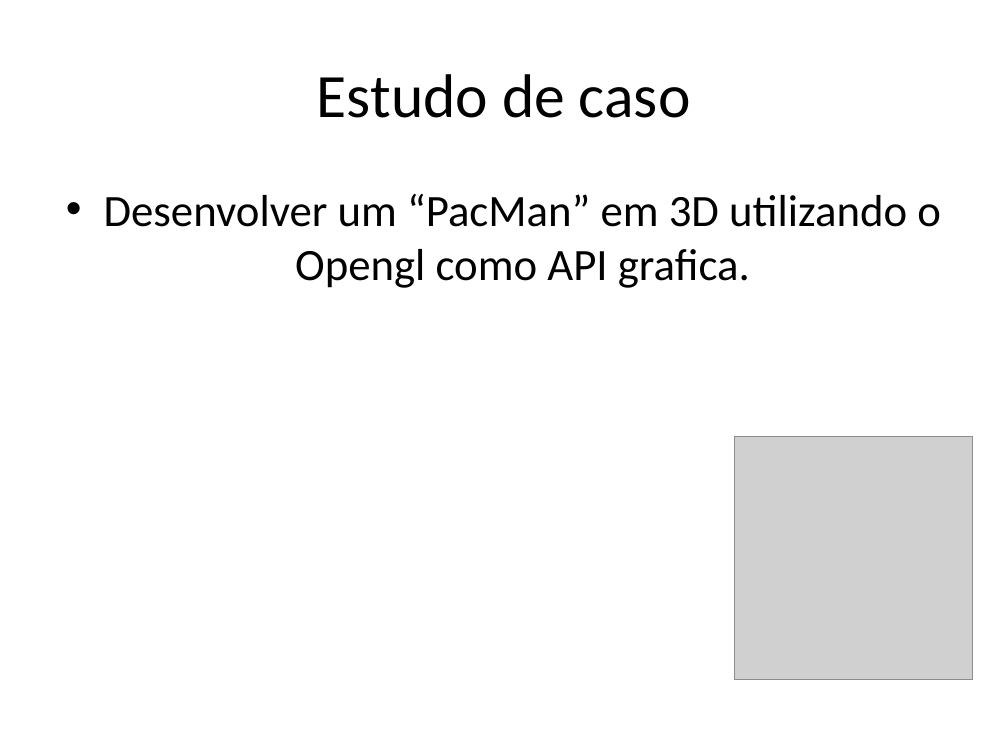
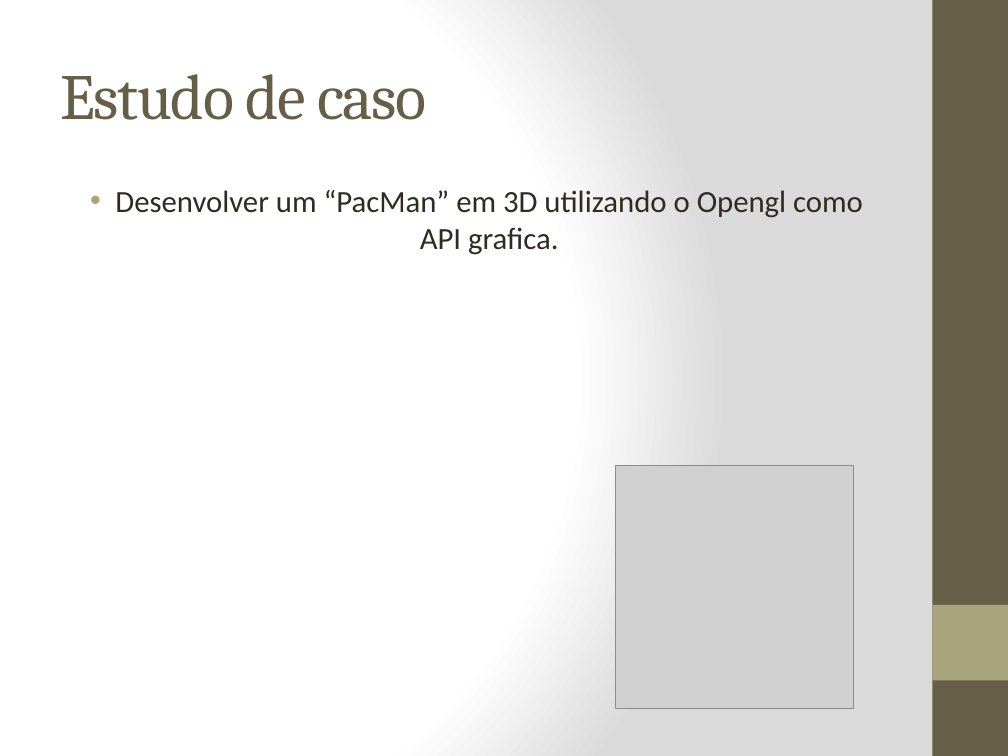
Before and after one commit to Ziul/glmaze, a slide deck: slide 2 of Apresentação/PacMan 3D.pptx. Drawn at 1008x756 pixels with LibreOffice and Linux fonts; fonts in the diff are those of the drawing; grey boxes stand for pictures. Boxes give left, top, right and bottom in pixels: in the first picture for what was removed or moved away, otherwise in the second. Text is boxed around its words. In the diff, an @@ line names an element or a change of style, - is before the commit and + after.

```diff
--- a/Apresentação/PacMan 3D.pptx
+++ b/Apresentação/PacMan 3D.pptx
@@ background #FFFFFF to gradient #FFFFFF to #DADADA @@
@@ rectangle added at [932, 0, 1008, 756], fill #675E47 @@
@@ title "Estudo de caso" at [60, 74, 426, 120]: size 44 to 46 pt, font Calibri to Cambria, text colour #000000 to #675E47, letter spacing 0 to -1 pt; alignment centre to left @@
@@ text "Desenvolver um “PacMan” em 3D ..." at [115, 190, 863, 255]: size 32 to 22 pt, text colour #000000 to #2F2B20; indent changed; less space between paragraphs @@
@@ picture: place and size @@
-picture at [734, 436, 972, 679]
+picture at [615, 466, 853, 709]
@@ rectangle added at [932, 605, 1008, 680], fill #A9A57C @@
```
Also in this commit, not shown: 12 other slides changed, 1 slide added, 1 slide removed.
